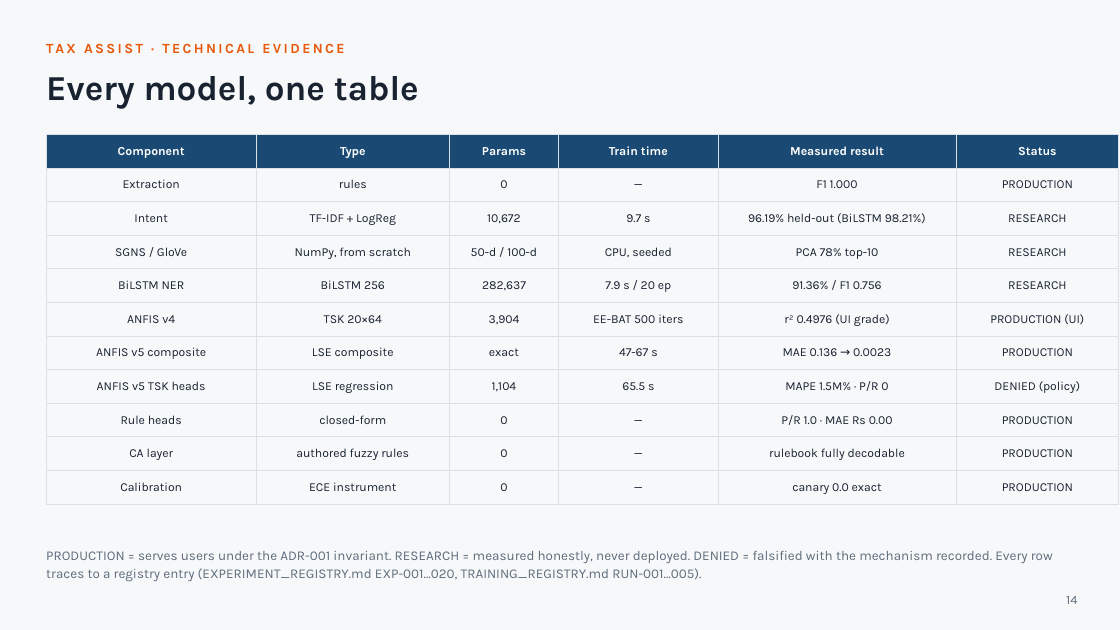
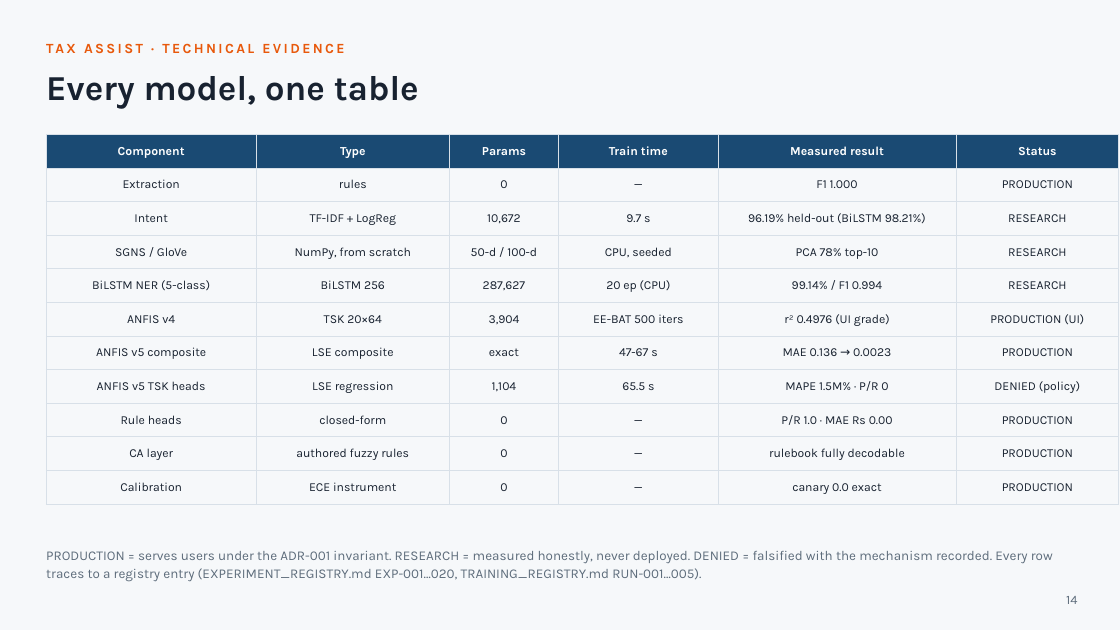
Before and after one commit to Jayant1711/Tax_Assist-system, a slide deck: slide 14 of TaxAssist_Technical_Evidence_Deck.pptx. Drawn at 1120x630 pixels with LibreOffice and Linux fonts; fonts in the diff are those of the drawing. Boxes give left, top, right and bottom in pixels: in the first picture for what was removed or moved away, otherwise in the second. Text is boxed around its words. In the diff, an @@ line names an element or a change of style, - is before the commit and + after.

Commit message:
feat(nlp_research): NER grammar widening — the deferred Sprint-7 item, measured honestly
Grammar:
- word pools widened (Indian-grouped amounts, 80ccd_1b, AY-style dates,
  surcharge-scale percents); DATE_RE gained the YYYY-MM alternative
- multi-entity templates: 6 -> 14, each with an EXPLICIT slot->pool
  sequence (the old bucket fill produced nonsense like 'hra received
  50000 which is 80c of my basic')
- single-entity families widened (+2-3 natural phrasings per type)

Gold-label integrity (found while widening):
- PERCENT_RE / MONEY_RE now REQUIRE their markers: the old
  optional-suffix forms matched every bare digit, so 'as on 1 april
  2024' carried stray PERCENT:1 / PERCENT:2024 / MONEY:2024 gold spans
  and ~98% of the corpus became accidental multi-entity
- the label schema shrank 6 -> 5: DEDUCTION_TYPE merged into
  TAX_SECTION — the two regex classes matched the SAME token set, one
  span carried two gold entities, and the encoder's later label
  silently overwrote the earlier one (TAX_SECTION gold had collapsed
  to 2 tokens in the whole test split; now 42 with the merged schema)
- dedup-on-append across all generation loops (500 raw -> 377 unique
  before; now 500/500)
- the vocabulary builds from the TRAIN rows only (seeded_corpus_split
  splits the corpus before featurization; unseen test tokens map to
  <unk>) — the ml-review P2, closed in this pass

Measurement (CPU container, epochs 20, seed 472):
- BiLSTM NER: 99.14% token accuracy / 0.994 macro-F1 (was 91.36% /
  0.756 pre-widening); 287,627 params; TAX_SECTION support 42
- the regression tests are schema-generic and pass unchanged (docstring
  updated); backend 1,235 passed / 0 failed / 1 skipped
- paper (narrative + NLP table), both decks, both reference editions,
  the LOCAL html generator and the registries (RUN-007 amended, MODEL
  row re-pointed) all cite the widened numbers

```diff
--- a/TaxAssist_Technical_Evidence_Deck.pptx
+++ b/TaxAssist_Technical_Evidence_Deck.pptx
@@ table at [46, 134, 1119, 498] @@
-row 5: BiLSTM NER | BiLSTM 256 | 282,637 | 7.9 s / 20 ep | 91.36% / F1 0.756 | RESEARCH
+row 5: BiLSTM NER (5-class) | BiLSTM 256 | 287,627 | 20 ep (CPU) | 99.14% / F1 0.994 | RESEARCH
```
Also in this commit, not shown: 1 other slide changed, 14 other files.
